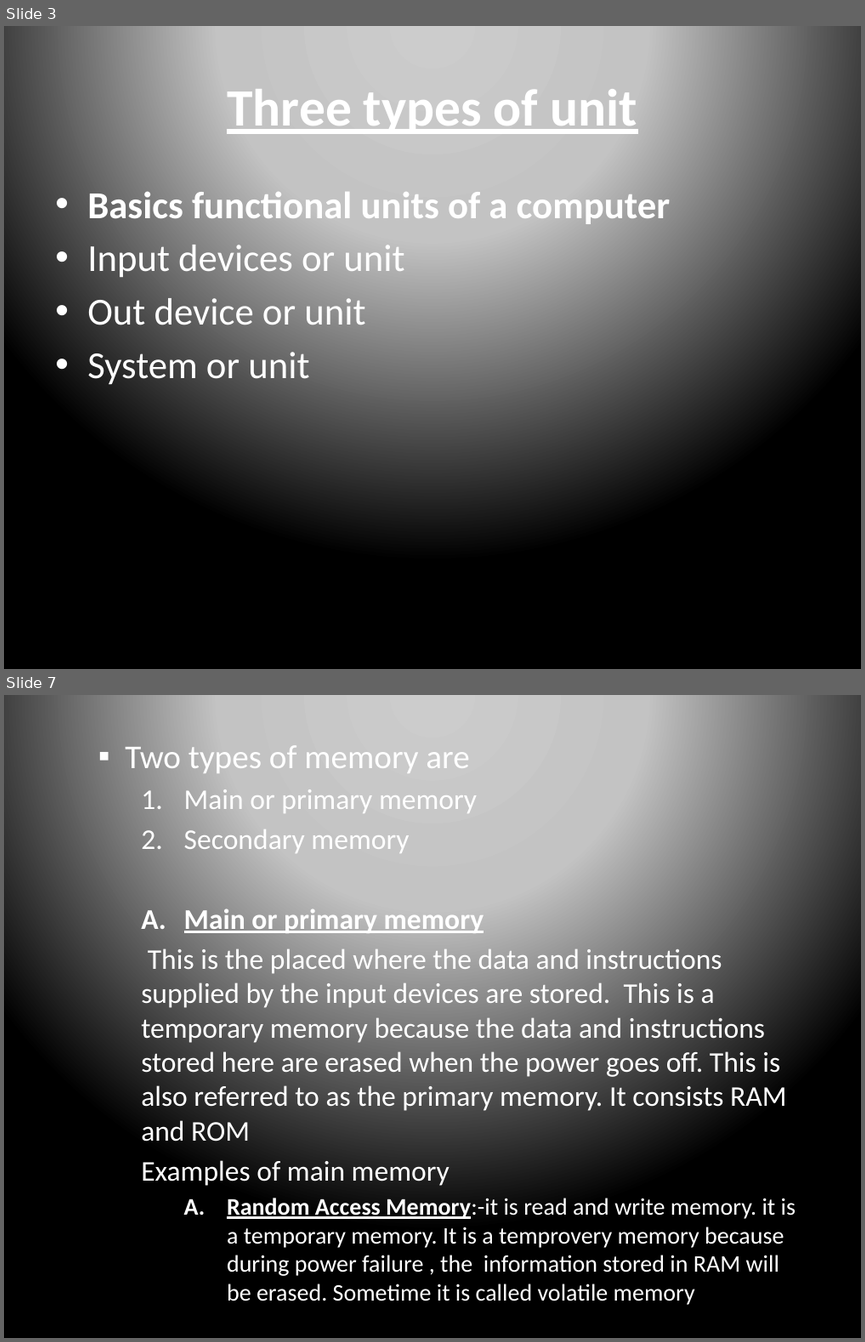
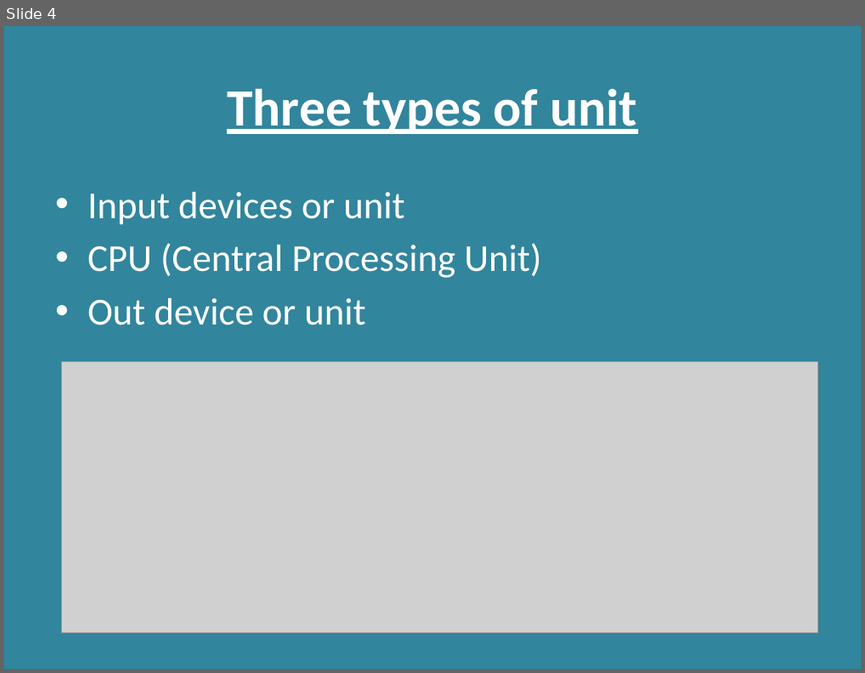
Before and after one commit to RashmivernekarN/keonics, a slide deck: Basics of computer/basic.pptx. Shown one above the other, each under a label of ours: slides 3 and 7 before the commit, slide 4 after it; the slides between them are not shown. The pictures are 865x1342 and 865x673 pixels, drawn with LibreOffice and Linux fonts; fonts in the diff are those of the drawing; grey boxes stand for pictures. Boxes give left, top, right and bottom in pixels: in the first picture for what was removed or moved away, otherwise in the second. Text is boxed around its words. In the diff, an @@ line names an element or a change of style, - is before the commit and + after.

```diff
--- a/Basics of computer/basic.pptx
+++ b/Basics of computer/basic.pptx
@@ slide 7 removed at <box>4,695,861,1338</box>, background gradient #CCCCCC to #C4C4C4 to #000000 @@
@@ text removed at <box>125,745,795,1304</box> @@
-  ▪ Two types of memory are
-    1. Main or primary memory
-    2. Secondary memory
-    C. Main or primary memory
-    This is the placed where the data and instructions supplied by the input devices are stored. This is a temporary memory because the data and instructions stored here are erased when the power goes off. This is also referred to as the primary memory. It consists RAM and ROM
-    Examples of main memory
-      A. Random Access Memory:-it is read and write memory. it is a temporary memory. It is a temprovery memory because during power failure , the information stored in RAM will be erased. Sometime it is called volatile memory
@@ what was slide 3 is now slide 4 @@
@@ slide 4 changed as well @@
@@ background gradient #CCCCCC to #C4C4C4 to #000000 to #31859C @@
@@ text at <box>87,191,670,228</box>: paragraph removed @@
-• Basics functional units of a computer
@@ text at <box>87,243,541,278</box>: paragraph added @@
+• CPU (Central Processing Unit)
@@ text at <box>87,352,309,384</box>: paragraph removed @@
-• System or unit
@@ picture added at <box>62,362,818,633</box> @@
```
Also in this commit, not shown: 4 other slides changed, 17 slides added, 9 other slides removed, 9 other files.
